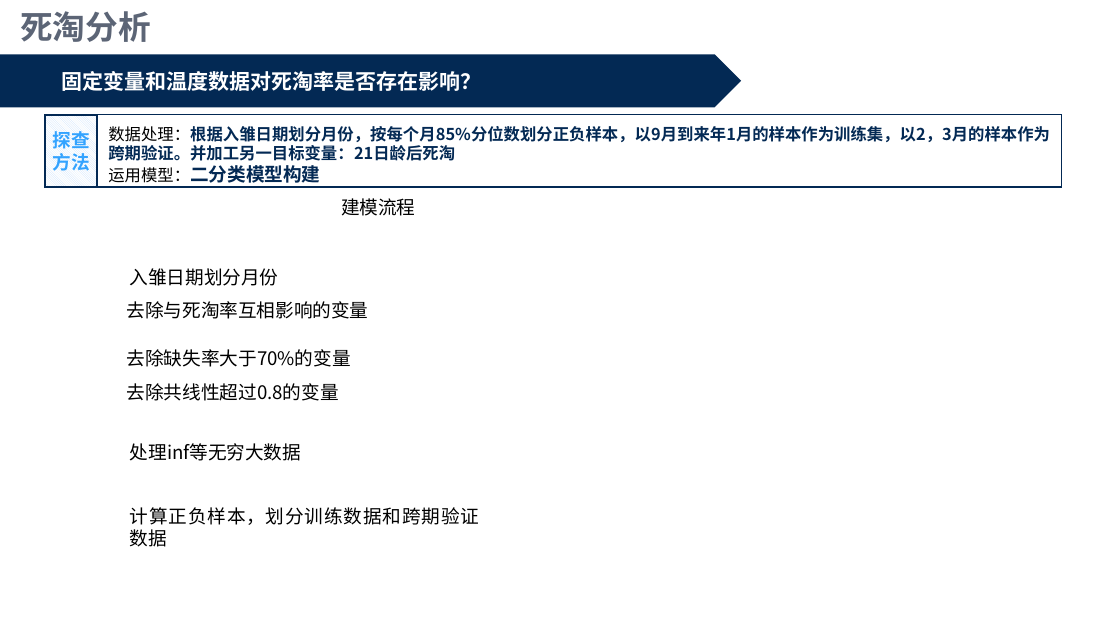
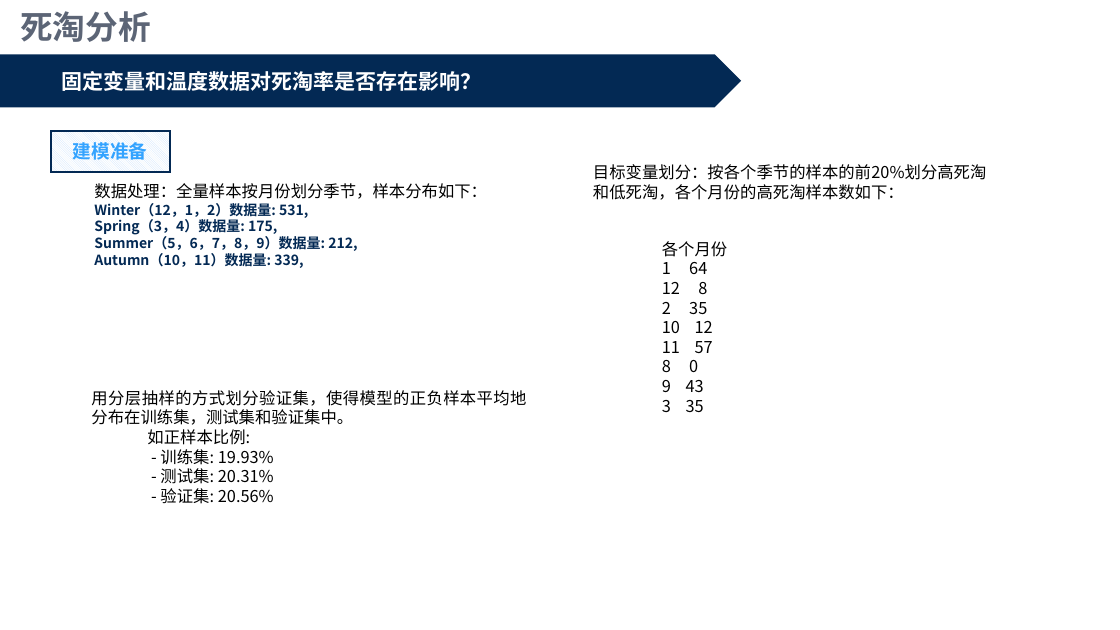
Before and after one commit to xiaoyanyan0/chickenfarming, a slide deck: slide 8 of 阶段性结论/week 0516v0.1.pptx (slide 5 before the commit). Drawn at 1120x630 pixels with LibreOffice and Linux fonts; fonts in the diff are those of the drawing. Boxes give left, top, right and bottom in pixels: in the first picture for what was removed or moved away, otherwise in the second. Text is boxed around its words. In the diff, an @@ line names an element or a change of style, - is before the commit and + after.

```diff
--- a/阶段性结论/week 0516v0.1.pptx
+++ b/阶段性结论/week 0516v0.1.pptx
@@ rectangle removed at bbox=[45, 115, 97, 187] @@
-探查方法
@@ rectangle removed at bbox=[45, 115, 1062, 187] @@
@@ rectangle added at bbox=[50, 131, 170, 172], fill pattern #C6E0FD on #FFFFFF, outline #032954 1.5 pt, 16 pt, text #33A3FF, bold @@
+建模准备
@@ text added at bbox=[593, 164, 987, 200], 14 pt, text #000000 @@
+目标变量划分：按各个季节的样本的前20%划分高死淘和低死淘，各个月份的高死淘样本数如下：
@@ text at bbox=[94, 183, 487, 268]: text changed; size 14 to 12 pt @@
-数据处理：根据入雏日期划分月份，按每个月85%分位数划分正负样本，以9月到来年1月的样本作为训练集，以2，3月的样本作为跨期验证。并加工另一目标变量：21日龄后死淘
-运用模型：二分类模型构建
+数据处理：全量样本按月份划分季节，样本分布如下：
+Winter（12，1，2）数据量: 531,
+Spring（3，4）数据量: 175,
+Summer（5，6，7，8，9）数据量: 212,
+Autumn（10，11）数据量: 339,
@@ text removed at bbox=[341, 198, 415, 216] @@
-建模流程
@@ text removed at bbox=[130, 268, 279, 286] @@
-入雏日期划分月份
@@ text added at bbox=[662, 241, 727, 412], 14 pt, text #000000 @@
+各个月份
+1 64
+12 8
+2 35
+10 12
+11 57
+8 0
+9 43
+3 35
@@ text removed at bbox=[127, 301, 369, 319] @@
-去除与死淘率互相影响的变量
@@ text removed at bbox=[127, 349, 351, 367] @@
-去除缺失率大于70%的变量
@@ text removed at bbox=[127, 383, 339, 401] @@
-去除共线性超过0.8的变量
@@ text added at bbox=[91, 390, 526, 504], 14 pt, text #000000 @@
+用分层抽样的方式划分验证集，使得模型的正负样本平均地分布在训练集，测试集和验证集中。
+  如正样本比例:
+  - 训练集: 19.93%
+  - 测试集: 20.31%
+  - 验证集: 20.56%
@@ text removed at bbox=[130, 443, 301, 461] @@
-处理inf等无穷大数据
@@ text removed at bbox=[130, 507, 479, 547] @@
-计算正负样本，划分训练数据和跨期验证数据
```
Also in this commit, not shown: 10 slides added, 9 slides removed, 13 other files.
